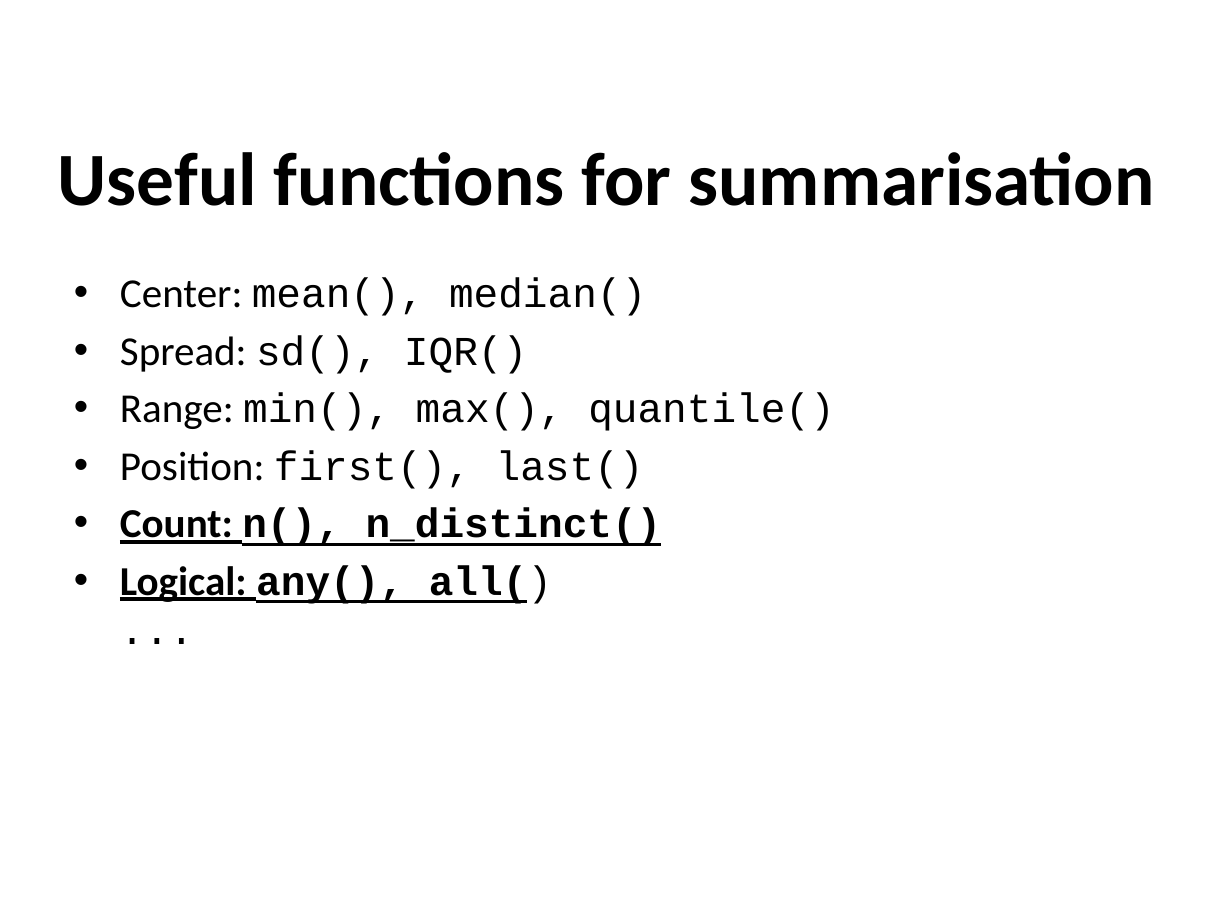
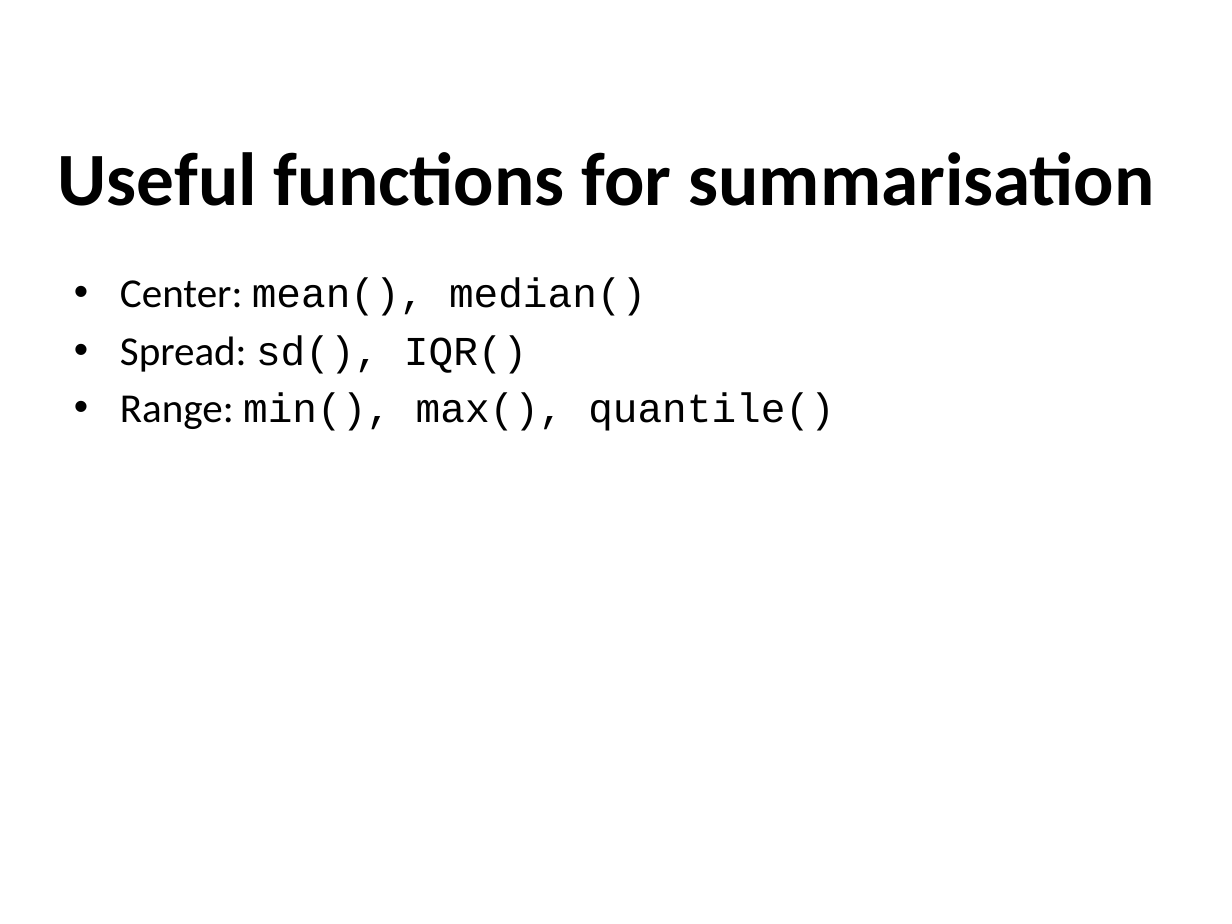
Before and after one commit to sraorao/MSD_R_course_HT2022, a slide deck: slide 13 of powerpoint/Session2.pptx. Drawn at 1232x924 pixels with LibreOffice and Linux fonts; fonts in the diff are those of the drawing. Boxes give left, top, right and bottom in pixels: in the first picture for what was removed or moved away, otherwise in the second. Text is boxed around its words. In the diff, an @@ line names an element or a change of style, - is before the commit and + after.

```diff
--- a/powerpoint/Session2.pptx
+++ b/powerpoint/Session2.pptx
@@ text at box(120, 450, 662, 604): paragraphs removed @@
-• Position: first(), last()
-• Count: n(), n_distinct()
-• Logical: any(), all()
-  ...
```
Also in this commit, not shown: 6 other slides changed, 1 slide removed, 1 other file.
